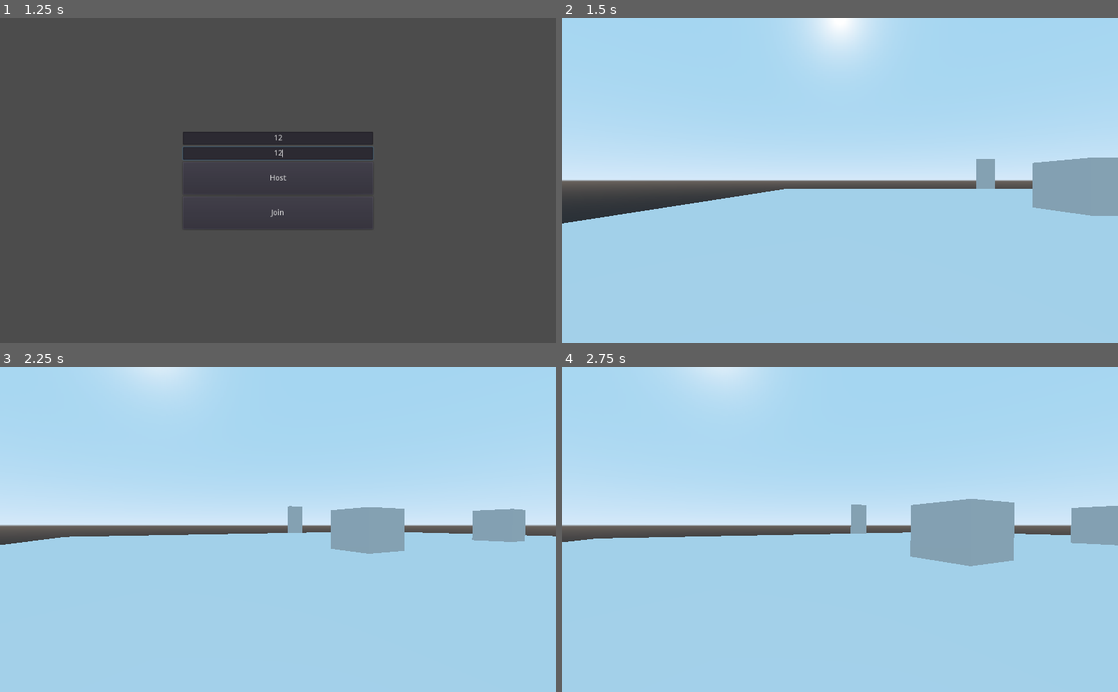
Above: before the commit, frames 1-4 (two rows, left to right).
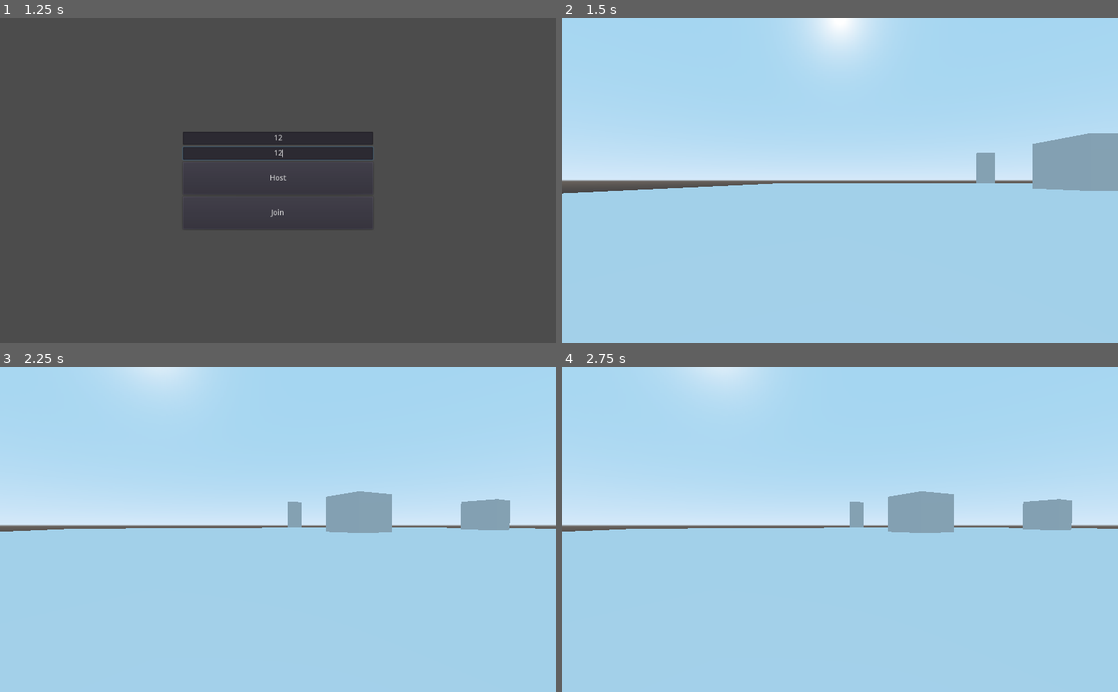
Above: after the commit, the same moments.

Repository: Xwilarg/EscapeTheCrunch
Game: Godot game, scene res://Resources/Scenes/FPSController.tscn
Two runs of this game, one before a commit and one after it. Both use one fixed random seed, a clock stepped at 60 frames per second and the inputs below.
Inputs (mouse positions are in pixels of both pictures, inside the frame that each line leads up to):
- Up to frame 1 (1.25 s): click (278, 138) at 0.52 s; type "12" at 0.6 s; click (278, 154) at 0.75 s; type "12" at 0.83 s
- Up to frame 2 (1.5 s): click "Host" at 1.25 s
- Up to frame 3 (2.25 s): tap Enter at 2 s; move the mouse to (305, 529) at 2.02 s; hold W (move_forward) from 2.03 s (still down); hold E (action) from 2.03 s (still down)
- Up to frame 4 (2.75 s): keep holding W (move_forward); keep holding E (action)

Frame 1 is identical in both runs. In frame 2, 5.2% of the frame differs, in the area x 0-100%, y 35-64%; in frame 3, 4.1%; in frame 4, 6.9%, in the area x 0-100%, y 38-62%.
Error after the commit: Invalid call. Nonexistent function 'registerPlayer' in base 'StaticBody (Door.gd)'. (res://Resources/Scenes/PlayerController.gd:24)

Commit message:
Remove coop

Diff:
--- a/Resources/Scenes/Door.gd
+++ b/Resources/Scenes/Door.gd
@@ -1,16 +1,17 @@
 extends StaticBody
 
-var players = []
-var rng: RandomNumberGenerator
-var nodes: Array
-var indexes: Array
-var safePrefab: Object
+func _ready():
+	var rng: RandomNumberGenerator
+	var nodes: Array
+	var indexes: Array
+	var safePrefab: Object
 
-func registerPlayer(p: Object) -> void:
-	players.push_back(p)
+	rng = RandomNumberGenerator.new()
+	rng.randomize()
+	nodes = get_node("../Spawns").get_children()
+	indexes = range(nodes.size())
+	safePrefab = load("res://Resources//Scenes/Safe.tscn")
 
-	if rng == null:
-		_ready()
 	var nb = rng.randi_range(0, indexes.size() - 1)
 	var value = indexes[nb]
 	var instance = safePrefab.instance()
@@ -18,19 +19,3 @@
 	instance.translation = nodes[nb].translation
 	indexes.erase(nb)
 	nodes[nb].add_child(instance);
-
-func removePlayer(p: Object) -> void:
-	players.erase(p)
-
-func areAllPlayersReady() -> bool:
-	for p in players:
-		if !p.isReadyToExit():
-			return false
-	return true
-
-func _ready():
-	rng = RandomNumberGenerator.new()
-	rng.randomize()
-	nodes = get_node("../Spawns").get_children()
-	indexes = range(nodes.size())
-	safePrefab = load("res://Resources//Scenes/Safe.tscn")
--- a/Resources/Scenes/PlayerController.gd
+++ b/Resources/Scenes/PlayerController.gd
@@ -66,10 +66,9 @@
 	elif isOnDoorRange():
 		label.show()
 		if currentKey == null:
-			label.set_text("You need to find your key first!")
-		elif door.areAllPlayersReady():
-			label.hide() # End of the game!
+			label.set_text("You need to find the key first!")
 		else:
-			label.set_text("Help the others players to find their key and come back with everyone")
+			pass
+			# End of the game!
 	else:
 		safeTarget = null
